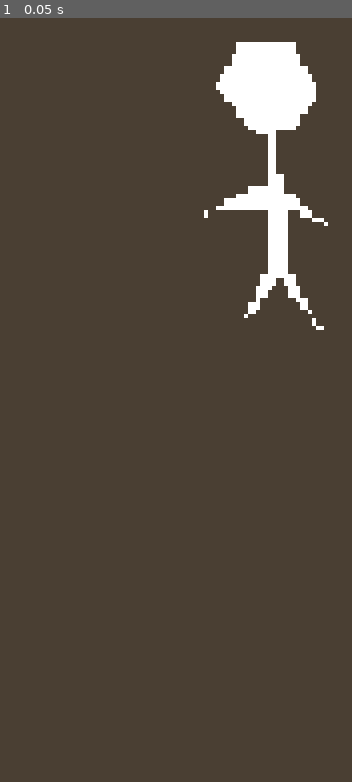
Above: before the commit, frame 1.
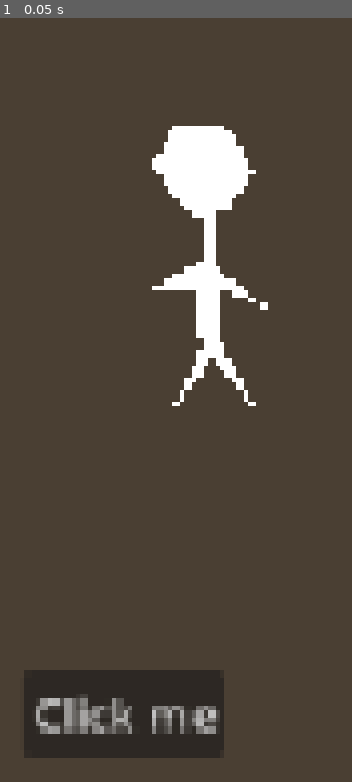
Above: after the commit, the same moment.

Repository: WinfieldStudios/skirmish
Game: Godot game, scene res://game.tscn
Two runs of this game, one before a commit and one after it. Both use one fixed random seed, a clock stepped at 60 frames per second and the inputs below.
Inputs:
- Up to frame 1 (0.05 s): no input

The runs differ from the first frame. In frame 1, 14% of the frame differs, in the area x 6-94%, y 3-97%.

Commit message:
button prototype!

Diff:
--- /dev/null
+++ b/src/skirmish/button.gd
@@ -0,0 +1,9 @@
+extends Button
+
+@onready var button: Button = $"."
+
+func _ready():
+	button.pressed.connect(_button_pressed)
+
+func _button_pressed():
+	print("Hello world!")
--- a/src/skirmish/game.tscn
+++ b/src/skirmish/game.tscn
@@ -3,15 +3,15 @@
 [ext_resource type="PackedScene" uid="uid://dhrdk7fux1jum" path="res://player.tscn" id="1_80nbo"]
 [ext_resource type="PackedScene" uid="uid://xtcoumrsf4cp" path="res://gui.tscn" id="1_e2o6t"]
 
-[node name="game" type="Node2D" unique_id=1180756559]
+[node name="Game" type="Node2D" unique_id=1180756559]
 
-[node name="gui" parent="." unique_id=550912494 instance=ExtResource("1_e2o6t")]
+[node name="GUI" parent="." unique_id=550912494 instance=ExtResource("1_e2o6t")]
 
-[node name="background" type="Polygon2D" parent="." unique_id=1555279797]
+[node name="Background" type="Polygon2D" parent="." unique_id=1555279797]
 position = Vector2(-864.9995, 94.000244)
 scale = Vector2(6.352796, 7.9798656)
 color = Color(0.29165563, 0.24867463, 0.20153418, 1)
 polygon = PackedVector2Array(-318.53802, -258.54266, -327.53802, 445.45734, 888.462, 457.45734, 878.462, -287.54266)
 
-[node name="player" parent="." unique_id=44068983 instance=ExtResource("1_80nbo")]
-position = Vector2(365, 291)
+[node name="Player" parent="." unique_id=44068983 instance=ExtResource("1_80nbo")]
+position = Vector2(370, 272)
--- a/src/skirmish/gui.tscn
+++ b/src/skirmish/gui.tscn
@@ -1,9 +1,21 @@
 [gd_scene format=3 uid="uid://xtcoumrsf4cp"]
 
-[node name="gui" type="Control" unique_id=550912494]
+[ext_resource type="Script" uid="uid://cto4uspkny2ri" path="res://button.gd" id="1_80edf"]
+
+[node name="GUI" type="Control" unique_id=550912494]
+z_index = 1001
 layout_mode = 3
 anchors_preset = 15
 anchor_right = 1.0
 anchor_bottom = 1.0
 grow_horizontal = 2
 grow_vertical = 2
+
+[node name="Button" type="Button" parent="." unique_id=1359881940]
+layout_mode = 0
+offset_left = 302.0
+offset_top = 412.0
+offset_right = 310.0
+offset_bottom = 420.0
+text = "Click me"
+script = ExtResource("1_80edf")
--- a/src/skirmish/player.tscn
+++ b/src/skirmish/player.tscn
@@ -1,8 +1,8 @@
 [gd_scene format=3 uid="uid://dhrdk7fux1jum"]
 
-[node name="player" type="Node2D" unique_id=44068983]
+[node name="Player" type="Node2D" unique_id=44068983]
 
 [node name="Polygon2D" type="Polygon2D" parent="." unique_id=1603485275]
-position = Vector2(-16.500006, -137.8125)
+position = Vector2(-45, -89.999985)
 scale = Vector2(0.35000005, 0.3860294)
 polygon = PackedVector2Array(143, 85, 92, 86, 66, 125, 102, 168, 117, 171, 120, 215, 50, 245, 114, 239, 117, 296, 89, 353, 130, 305, 177, 357, 140, 294, 138, 239, 190, 261, 133, 220, 129, 167, 143, 168, 173, 132)
Not shown, added: src/skirmish/button.gd.uid
